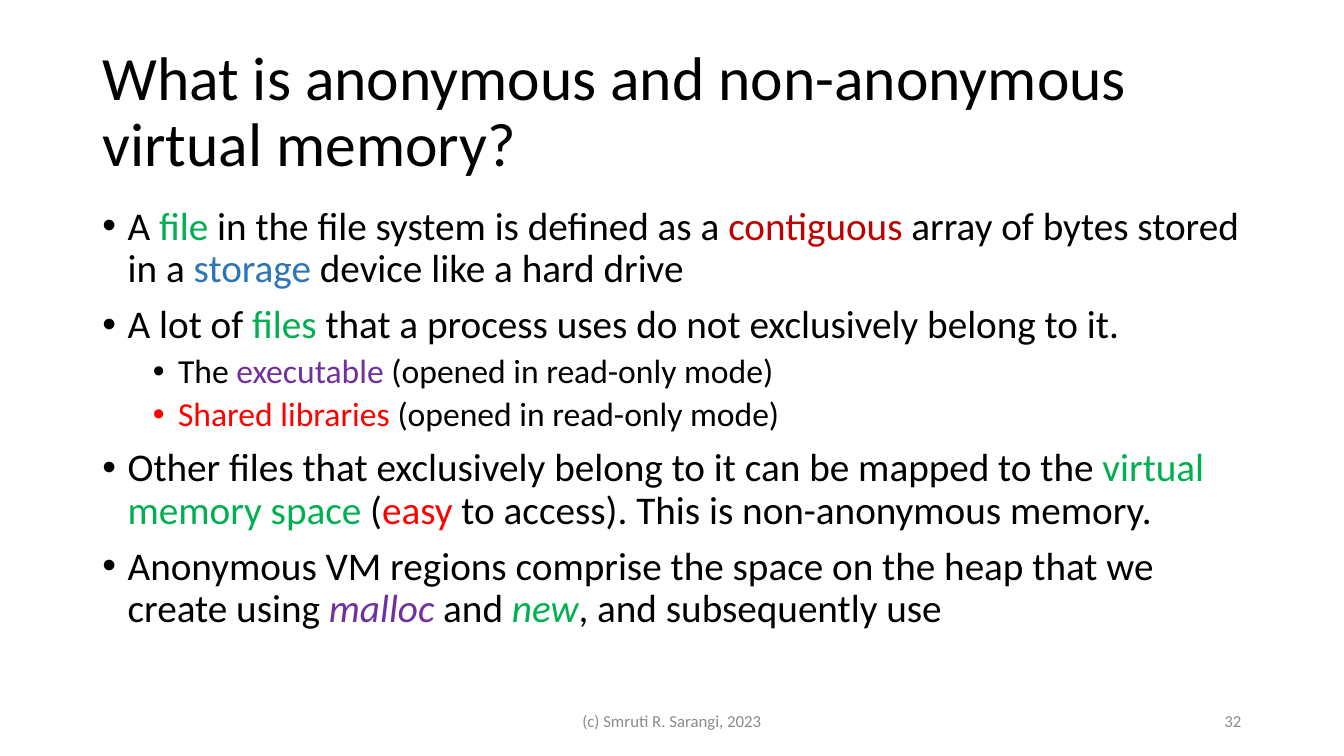
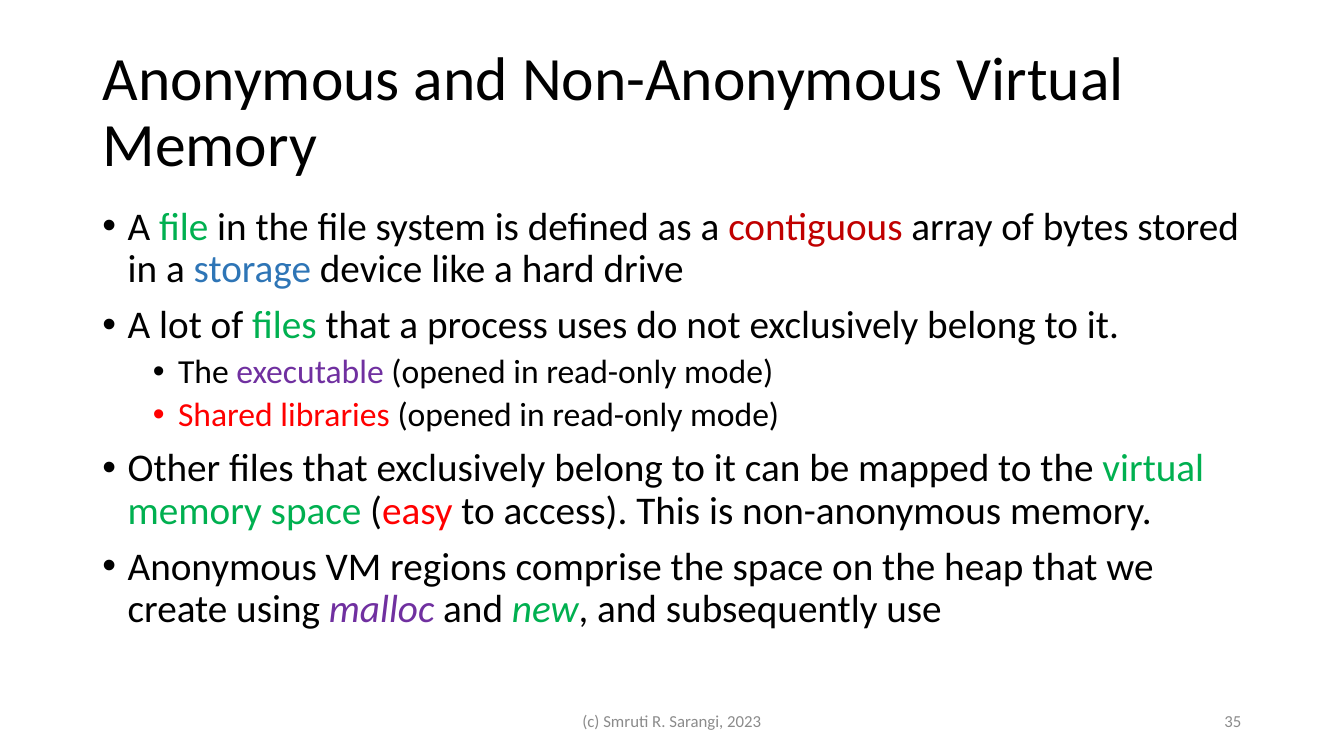
Before and after one commit to srsarangi/srsarangi.github.io, a slide deck: slide 35 of osbook/slides/3.processes.pptx (slide 32 before the commit). Drawn at 1344x756 pixels with LibreOffice and Linux fonts; fonts in the diff are those of the drawing. Boxes give left, top, right and bottom in pixels: in the first picture for what was removed or moved away, otherwise in the second. Text is boxed around its words. In the diff, an @@ line names an element or a change of style, - is before the commit and + after.

```diff
--- a/osbook/slides/3.processes.pptx
+++ b/osbook/slides/3.processes.pptx
@@ title at <box>102,57,1124,176</box>: text changed @@
-What is anonymous and non-anonymous virtual memory?
+Anonymous and Non-Anonymous Virtual Memory
@@ page number at <box>1224,716,1241,727</box>: text changed @@
-32
+35
```
Also in this commit, not shown: 24 other slides changed, 4 slides added, 1 slide removed, 6 other files.
